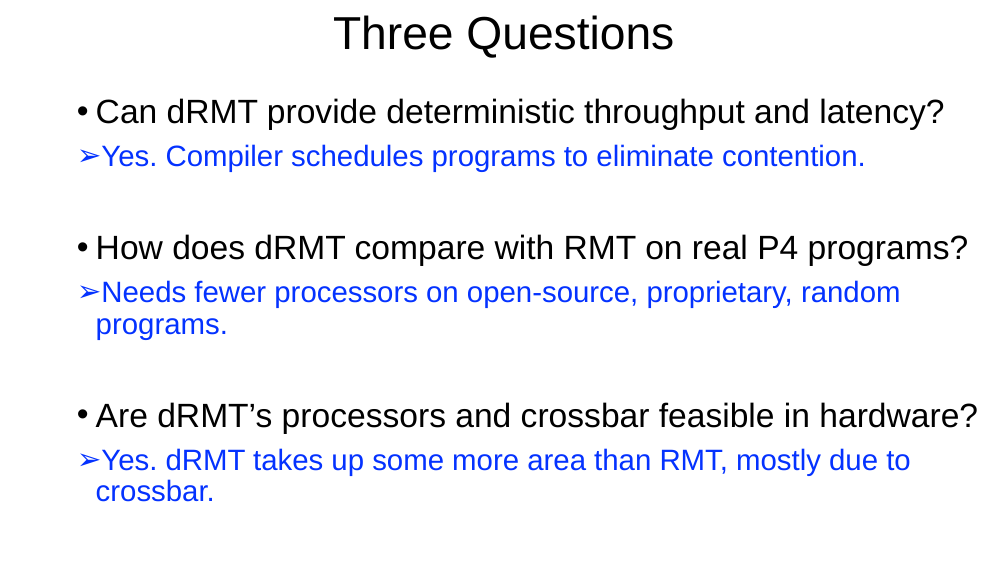
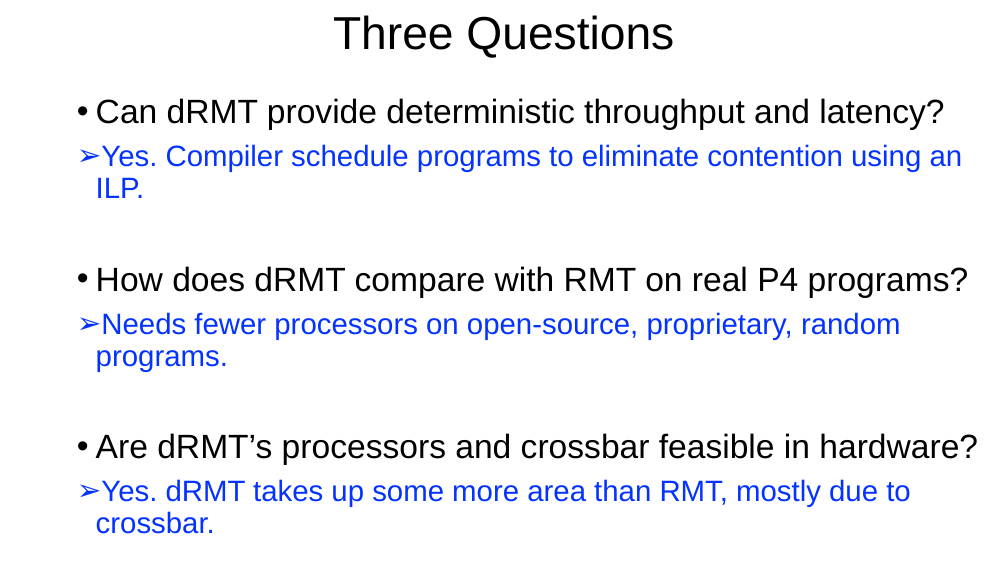
Before and after one commit to anirudhSK/drmt_talk, a slide deck: slide 12 of drmt_sigcomm.pptx. Drawn at 1008x567 pixels with LibreOffice and Linux fonts; fonts in the diff are those of the drawing. Boxes give left, top, right and bottom in pixels: in the first picture for what was removed or moved away, otherwise in the second. Text is boxed around its words. In the diff, an @@ line names an element or a change of style, - is before the commit and + after.

```diff
--- a/drmt_sigcomm.pptx
+++ b/drmt_sigcomm.pptx
@@ text at bbox=[96, 144, 963, 198]: text changed @@
-➢ Yes. Compiler schedules programs to eliminate contention.
+➢ Yes. Compiler schedule programs to eliminate contention using an ILP.
```
Also in this commit, not shown: 1 other slide changed.
